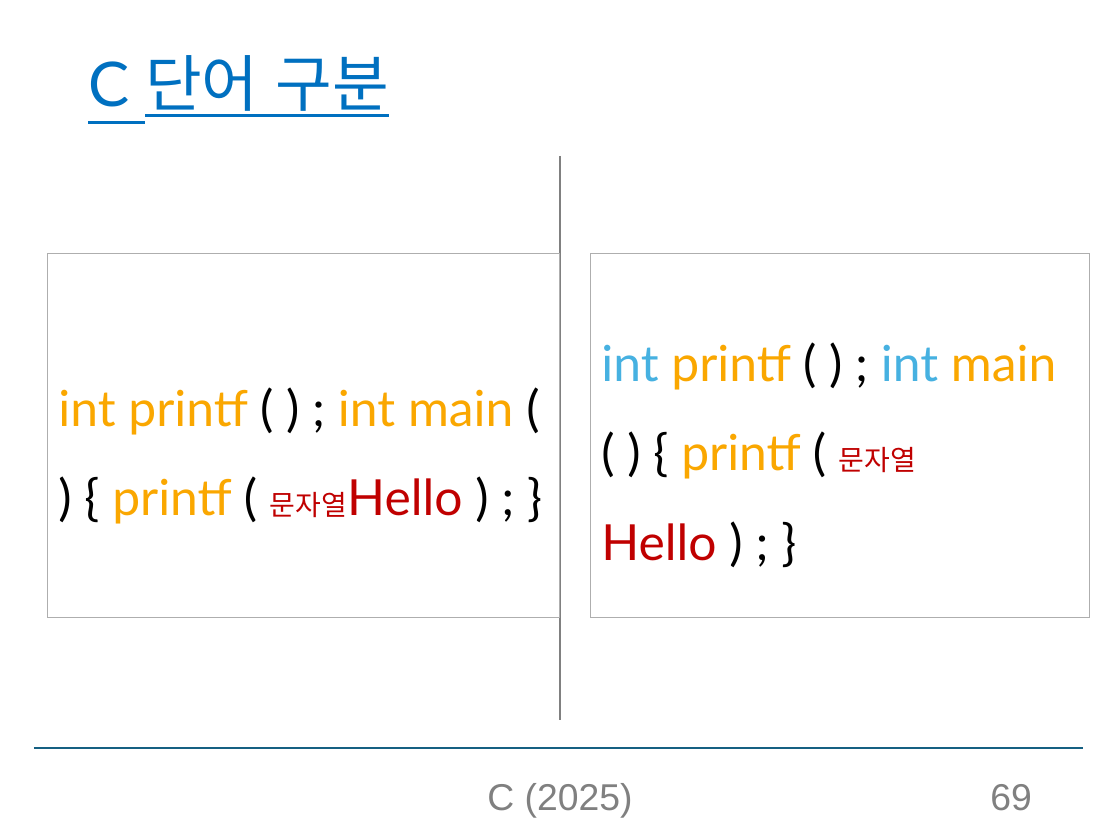
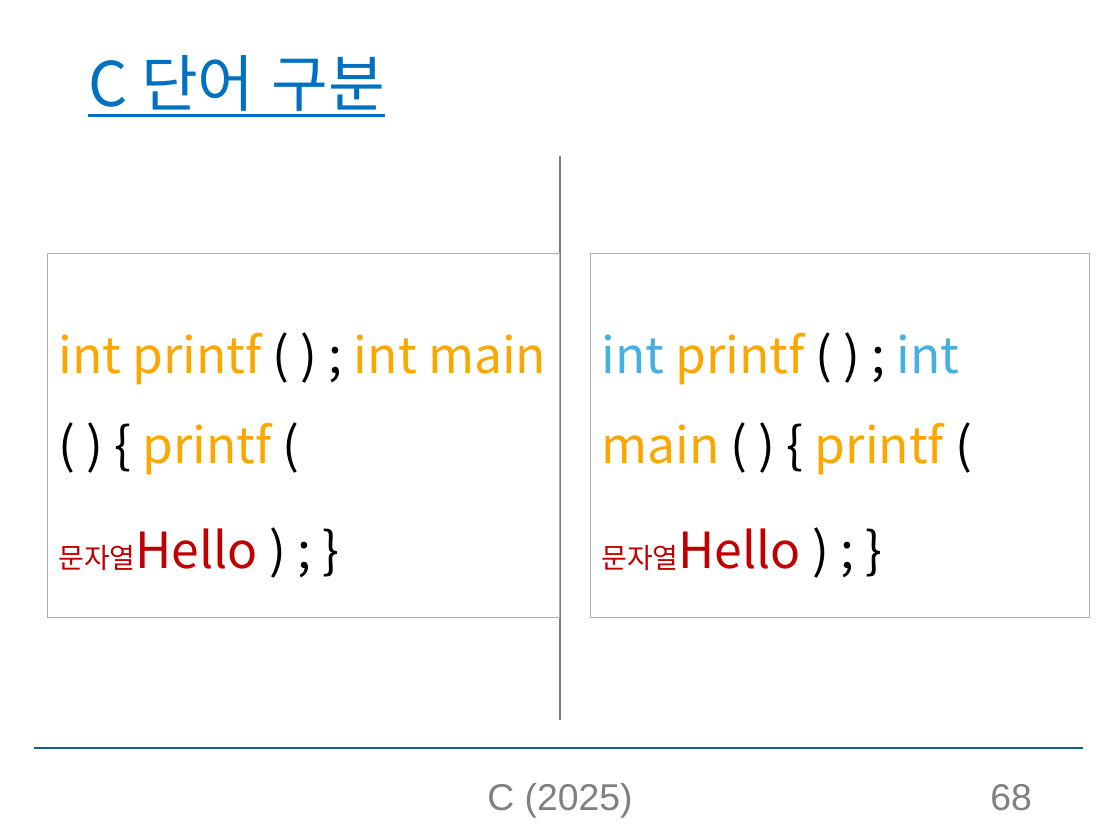
Before and after one commit to sunny1013/Computer-Programming-and-Practice-2025-1, a slide deck: slide 68 of C소개_실습제외.pptx (slide 69 before the commit). Drawn at 1120x840 pixels with LibreOffice and Linux fonts; fonts in the diff are those of the drawing. Boxes give left, top, right and bottom in pixels: in the first picture for what was removed or moved away, otherwise in the second. Text is boxed around its words. In the diff, an @@ line names an element or a change of style, - is before the commit and + after.

```diff
--- a/C소개_실습제외.pptx
+++ b/C소개_실습제외.pptx
@@ title "C 단어 구분" at (x1=88, y1=55, x2=385, y2=117): font Lato to Noto Sans CJK KR @@
@@ text in rectangle at (x1=58, y1=332, x2=546, y2=571): text changed; font Lato to Noto Sans CJK KR @@
-int printf ( ) ; int main ( ) { printf ( 문자열Hello ) ; }
+int printf ( ) ; int main ( ) { printf (
+문자열Hello ) ; }
@@ text in rectangle at (x1=601, y1=332, x2=960, y2=571): text changed; font Lato to Noto Sans CJK KR @@
-int printf ( ) ; int main ( ) { printf ( 문자열Hello ) ; }
+int printf ( ) ; int main ( ) { printf (
+문자열Hello ) ; }
@@ page number at (x1=990, y1=784, x2=1031, y2=811): text changed @@
-69
+68
```
Also in this commit, not shown: 104 other slides changed, 1 slide removed.
